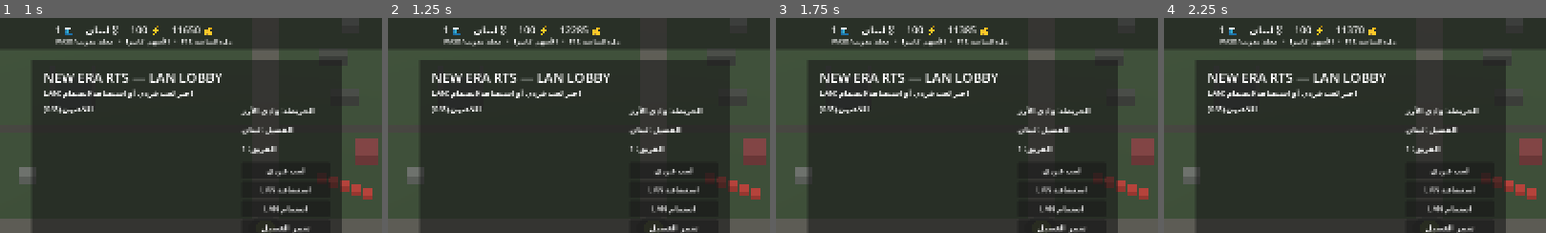
Above: before the commit, frames 1-4 (left to right).
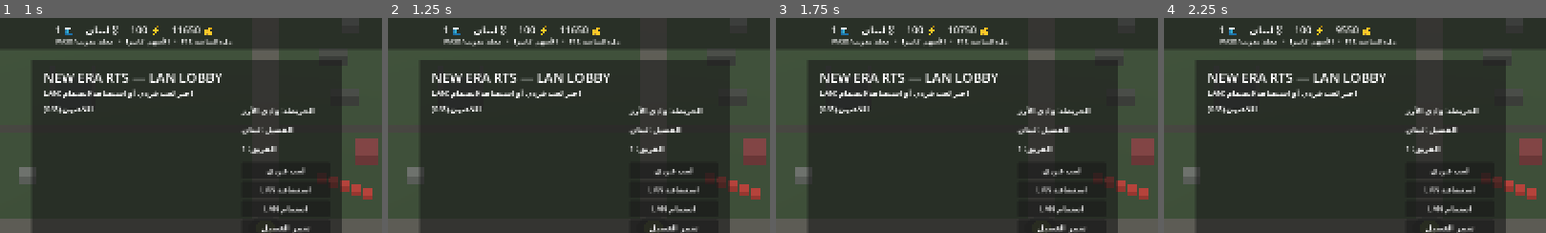
Above: after the commit, the same moments.

Repository: gsgsghdv-pixel/NEW-ERA-RTS
Game: Godot game, scene res://scenes/main.tscn
Two runs of this game, one before a commit and one after it. Both use one fixed random seed, a clock stepped at 60 frames per second and the inputs below.
Inputs:
- Up to frame 1 (1 s): click "جندي [1]" at 0.5 s
- Up to frame 2 (1.25 s): no input
- Up to frame 3 (1.75 s): click "دبابة [2]" at 1.25 s
- Up to frame 4 (2.25 s): click "مدفعية [3]" at 2 s
The pictures show only the part of the screen within x 15-65%, y 1-51%; the shares and areas given below are measured in that part.

Frame 1 is identical in both runs. In frame 2, 0.1% of the frame differs, in the area x 46-53%, y 3-8%; in frame 3, 0.1%; in frame 4, 0.3%, in the area x 45-56%, y 3-8%.
Error after the commit: Parse Error: Cannot infer the type of "key" variable because the value doesn't have a set type. (res://scripts/rts_build_integration.gd:74)

Commit message:
Integrate queued construction and production safely

Diff:
--- a/scripts/rts_build_integration.gd
+++ b/scripts/rts_build_integration.gd
@@ -5,6 +5,8 @@
 var builder: BaseBuildingController
 var economy: BaseEconomy
 var game: Node
+var sync_timer := 0.0
+var registered_buildings: Dictionary = {}
 signal ui_state_changed(resources: int, power: int)
 signal build_finished(owner_peer: int, kind: String, position: Vector3)
 signal unit_ready(owner_peer: int, kind: String)
@@ -22,26 +24,78 @@
     economy.setup(builder)
     builder.construction_completed.connect(_on_construction_completed)
     builder.production_completed.connect(_on_production_completed)
+    builder.construction_rejected.connect(_on_construction_rejected)
+    builder.production_started.connect(_on_production_started)
     economy.economy_tick.connect(_on_economy_tick)
     builder.setup_player(1, starting_resources)
     economy.setup_player(1, starting_resources, 100)
+    call_deferred("_sync_players")
 
 func _process(delta: float) -> void:
-    if builder == null or economy == null: return
+    if builder == null or economy == null:
+        return
     builder.tick(delta)
     economy.tick(delta)
+    sync_timer += delta
+    if sync_timer >= 0.5:
+        sync_timer = 0.0
+        _sync_players()
+        _register_existing_buildings()
+
+func _sync_players() -> void:
+    if game == null:
+        return
+    var players = game.get("player_peers")
+    if not (players is Dictionary):
+        return
+    for peer_key in players.keys():
+        var owner_peer := int(peer_key)
+        if owner_peer <= 0:
+            continue
+        if not builder.player_resources.has(owner_peer):
+            var initial := int(game.get("player_resources").get(owner_peer, starting_resources)) if game.get("player_resources") is Dictionary else starting_resources
+            builder.setup_player(owner_peer, initial)
+        if not economy.credits.has(owner_peer):
+            var initial_credits := builder.get_resources(owner_peer)
+            economy.setup_player(owner_peer, initial_credits, 100)
+
+func _register_existing_buildings() -> void:
+    if game == null:
+        return
+    var buildings = game.get("buildings")
+    if not (buildings is Array):
+        return
+    for building in buildings:
+        if not is_instance_valid(building):
+            continue
+        var owner_peer := int(building.get_meta("owner_peer", 0))
+        if owner_peer <= 0:
+            continue
+        var key := building.get_instance_id()
+        if registered_buildings.has(key):
+            continue
+        register_existing_building(owner_peer, building)
+        registered_buildings[key] = true
 
 func register_existing_building(owner_peer: int, building: Node3D) -> void:
-    if is_instance_valid(building): builder.register_completed_building(owner_peer, building)
+    if builder == null or not is_instance_valid(building) or owner_peer <= 0:
+        return
+    if not builder.player_resources.has(owner_peer):
+        builder.setup_player(owner_peer, starting_resources)
+    builder.register_completed_building(owner_peer, building)
 
 func can_build(kind: String, position: Vector3, owner_peer := 1) -> bool:
     return builder != null and builder.can_place(owner_peer, kind, position) and builder.missing_prerequisites(owner_peer, kind).is_empty()
 
 func issue_build(kind: String, position: Vector3, owner_peer := 1) -> bool:
-    return builder != null and builder.request_build(owner_peer, kind, position)
+    if builder == null:
+        return false
+    return builder.request_build(owner_peer, kind, position)
 
 func issue_production(kind: String, owner_peer := 1) -> bool:
-    return builder != null and builder.request_production(owner_peer, kind)
+    if builder == null:
+        return false
+    return builder.request_production(owner_peer, kind)
 
 func get_resources(owner_peer := 1) -> int:
     return builder.get_resources(owner_peer) if builder != null else 0
@@ -49,24 +103,48 @@
 func get_power(owner_peer := 1) -> int:
     return economy.get_power(owner_peer) if economy != null else 0
 
+func get_construction_queue(owner_peer := 1) -> Array:
+    return builder.get_construction_queue(owner_peer) if builder != null else []
+
+func get_production_queue(owner_peer := 1) -> Array:
+    return builder.get_production_queue(owner_peer) if builder != null else []
+
 func _on_construction_completed(owner_peer: int, kind: String, position: Vector3) -> void:
     build_finished.emit(owner_peer, kind, position)
     if game != null and game.has_method("_spawn_building"):
-        var building = game.call("_spawn_building", kind, position, 0, owner_peer)
-        if is_instance_valid(building): builder.register_completed_building(owner_peer, building)
+        var team := int(game.call("_player_team", owner_peer)) if game.has_method("_player_team") else 0
+        var building = game.call("_spawn_building", kind, position, team, owner_peer)
+        if is_instance_valid(building):
+            builder.register_completed_building(owner_peer, building)
+            registered_buildings[building.get_instance_id()] = true
 
 func _on_production_completed(owner_peer: int, kind: String) -> void:
     unit_ready.emit(owner_peer, kind)
     if game != null and game.has_method("_spawn_unit"):
-        game.call("_spawn_unit", kind, _find_spawn_position(owner_peer), 0, owner_peer)
+        var team := int(game.call("_player_team", owner_peer)) if game.has_method("_player_team") else 0
+        game.call("_spawn_unit", kind, _find_spawn_position(owner_peer, kind), team, owner_peer)
 
-func _find_spawn_position(owner_peer: int) -> Vector3:
+func _find_spawn_position(owner_peer: int, kind: String) -> Vector3:
+    var preferred_factory := "ثكنة" if kind == "جندي" else "مصنع" if kind in ["دبابة", "مدفعية"] else "مطار"
     for b in builder.player_buildings.get(owner_peer, []):
-        if is_instance_valid(b): return b.position + Vector3(5, 0, 0)
+        if is_instance_valid(b) and str(b.get_meta("kind", "")) == preferred_factory:
+            return b.position + Vector3(5, 0, 0)
+    for b in builder.player_buildings.get(owner_peer, []):
+        if is_instance_valid(b):
+            return b.position + Vector3(5, 0, 0)
     return Vector3.ZERO
 
+func _on_construction_rejected(owner_peer: int, kind: String, reason: String) -> void:
+    if owner_peer == 1 and game != null and game.has_method("_log"):
+        game.call("_log", "تعذر بناء %s: %s" % [kind, reason])
+
+func _on_production_started(owner_peer: int, kind: String) -> void:
+    if owner_peer == 1 and game != null and game.has_method("_log"):
+        game.call("_log", "بدأ إنتاج %s" % kind)
+
 func _on_economy_tick(owner_peer: int, credits: int, current_power: int) -> void:
-    if owner_peer != 1: return
+    if owner_peer != 1:
+        return
     ui_state_changed.emit(credits, current_power)
-    if game.has_method("_set_resource_for"):
+    if game != null and game.has_method("_set_resource_for"):
         game.call("_set_resource_for", owner_peer, credits)
